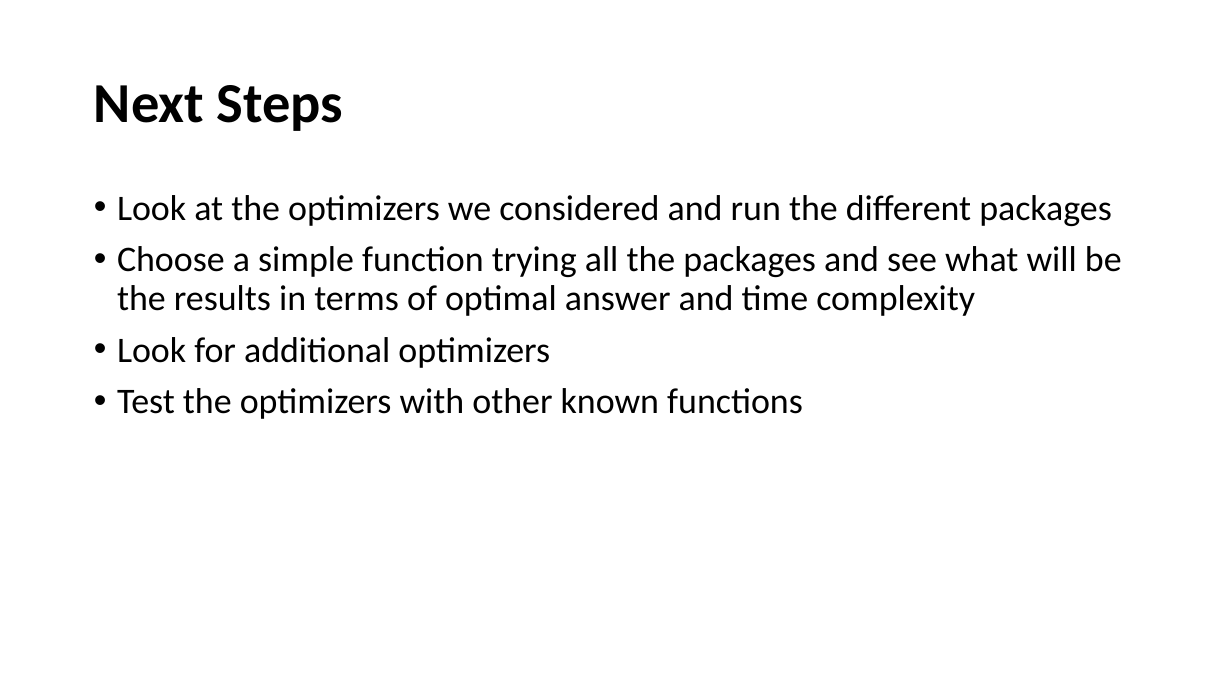
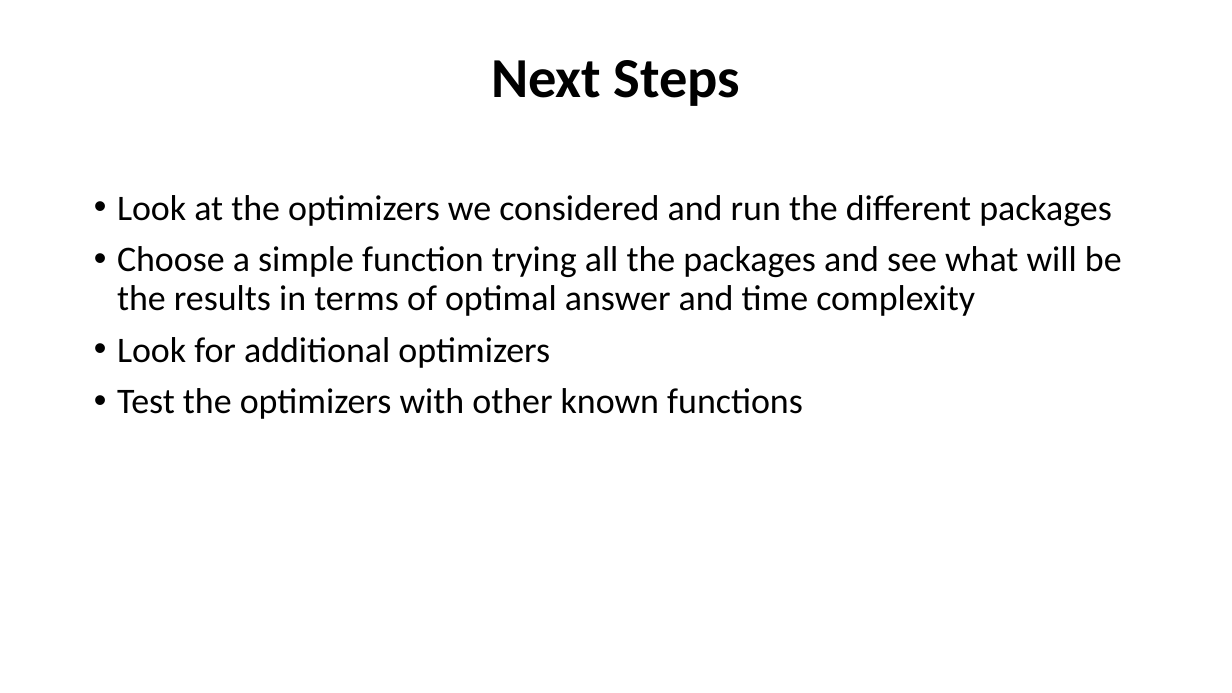
Before and after one commit to Optimistic-Optimizers/Black-Box-Optimization, a slide deck: slide 7 of Exploring Various Optimizers (1).pptx. Drawn at 1232x693 pixels with LibreOffice and Linux fonts; fonts in the diff are those of the drawing. Boxes give left, top, right and bottom in pixels: in the first picture for what was removed or moved away, otherwise in the second. Text is boxed around its words. In the diff, an @@ line names an element or a change of style, - is before the commit and + after.

```diff
--- a/Exploring Various Optimizers (1).pptx
+++ b/Exploring Various Optimizers (1).pptx
@@ title "Next Steps" at (x1=491, y1=60, x2=740, y2=106): alignment left to centre @@
```
Also in this commit, not shown: 4 other slides changed.
